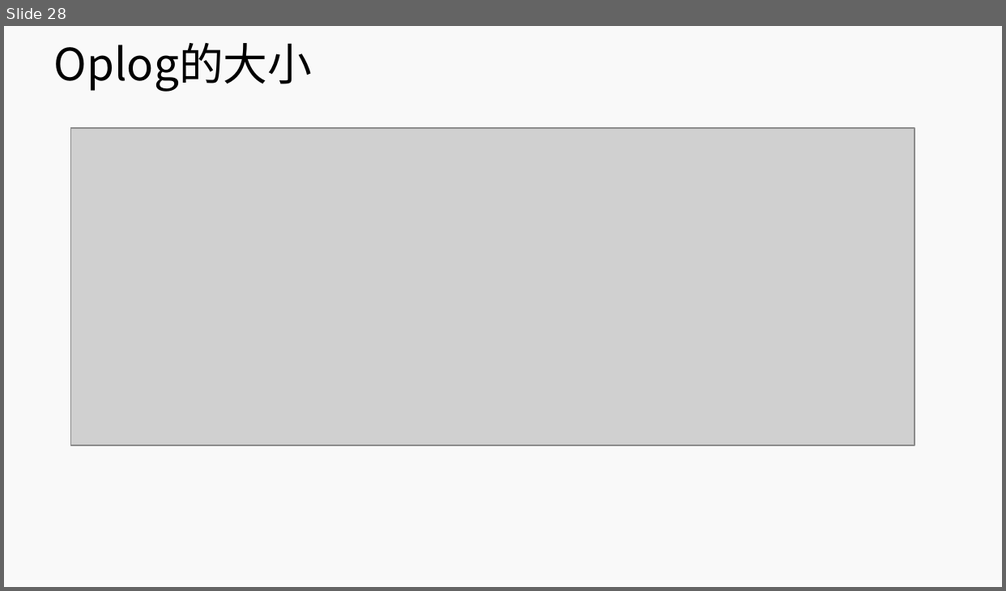
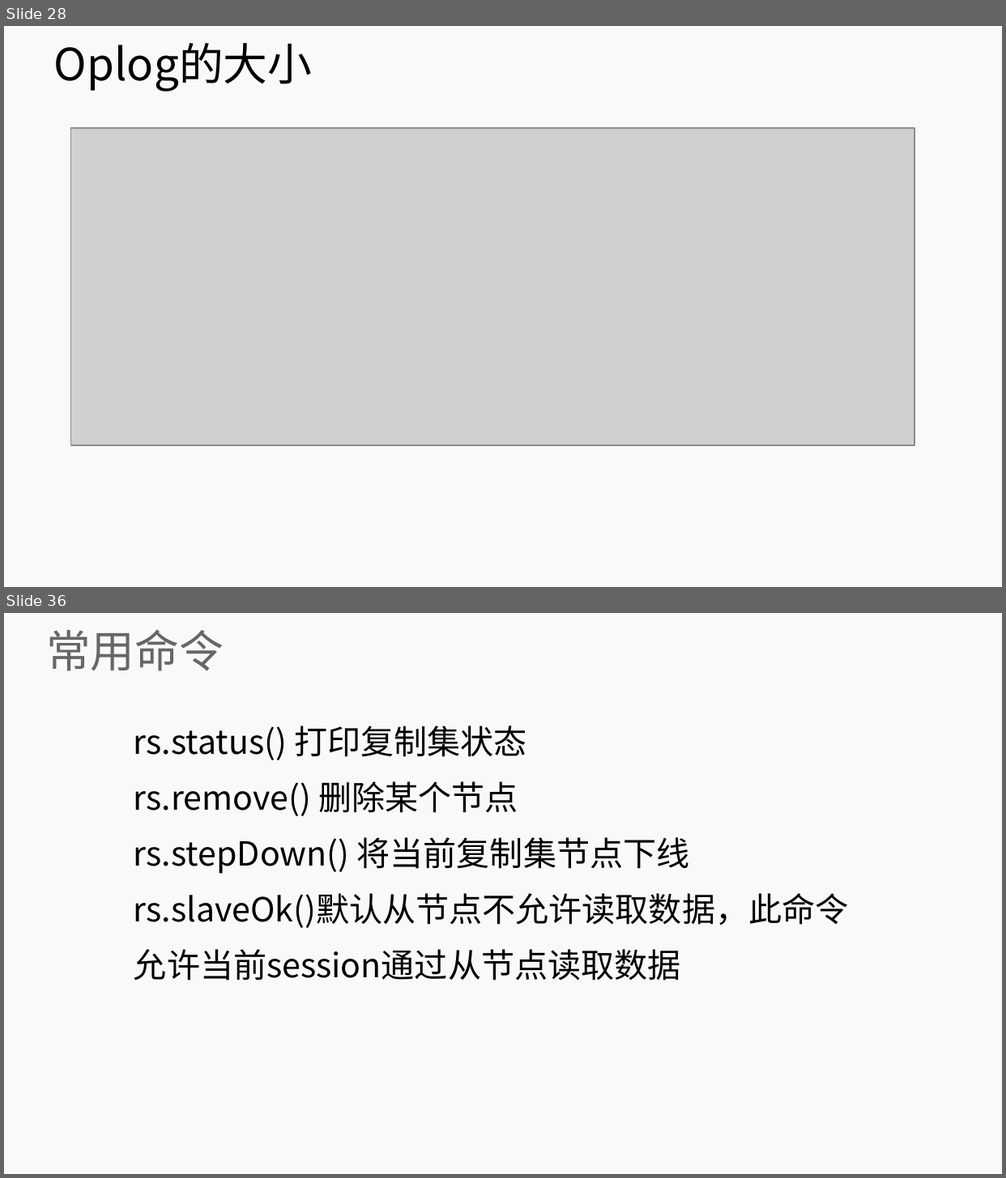
Before and after one commit to lihuanzhen2016/no-sql, a slide deck: PPT/12 MongoDB 复制集.pptx. Shown one above the other, each under a label of ours: slide 28 before the commit, slides 28 and 36 after it; the slides between them are not shown. The pictures are 1006x591 and 1006x1178 pixels, drawn with LibreOffice and Linux fonts; fonts in the diff are those of the drawing; grey boxes stand for pictures; background and template pictures are left out. Boxes give left, top, right and bottom in pixels: in the first picture for what was removed or moved away, otherwise in the second. Text is boxed around its words. In the diff, an @@ line names an element or a change of style, - is before the commit and + after.

```diff
--- a/PPT/12 MongoDB 复制集.pptx
+++ b/PPT/12 MongoDB 复制集.pptx
@@ slide 36 added at [4,613,1002,1174], background #F9F9F9 @@
@@ title added at [46,629,224,671], 32 pt, text #666666 @@
+常用命令
@@ subtitle added at [134,726,848,981], 24 pt, text #000000 @@
+rs.status() 打印复制集状态
+rs.remove() 删除某个节点
+rs.stepDown() 将当前复制集节点下线
+rs.slaveOk()默认从节点不允许读取数据，此命令允许当前session通过从节点读取数据
```
Also in this commit, not shown: 3 slides changed, 6 other slides added, 1 other file.
